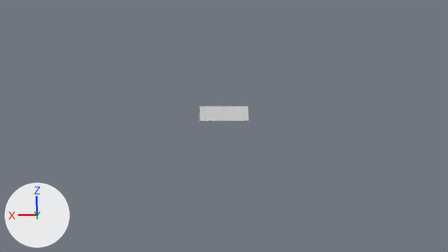
A saved change to the Blender file models/hand.blend.
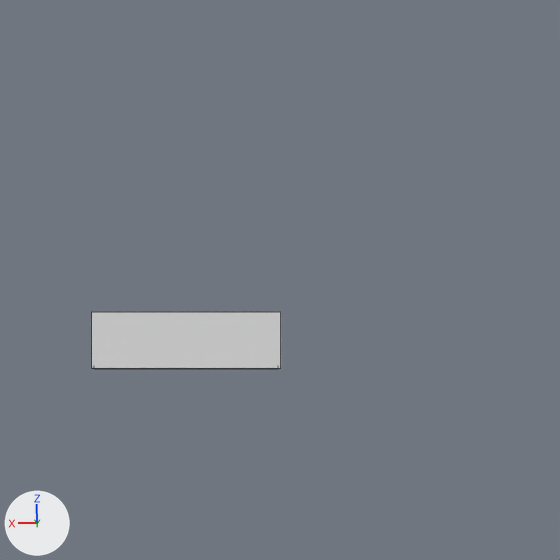
Old and new are each drawn from the file's camera 'Camera' and again close up on the part from 39% to 71% of the width and 10% to 68% of the height. Lighting does not change. The marker at lower left points along +X, +Y and +Z. The close-ups show mesh edges as thin lines.

Objects in the first close-up: 'Player'.
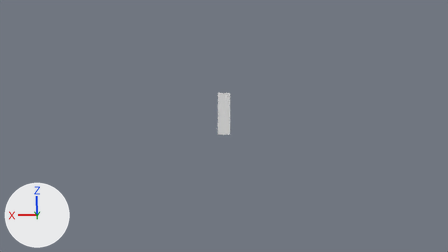
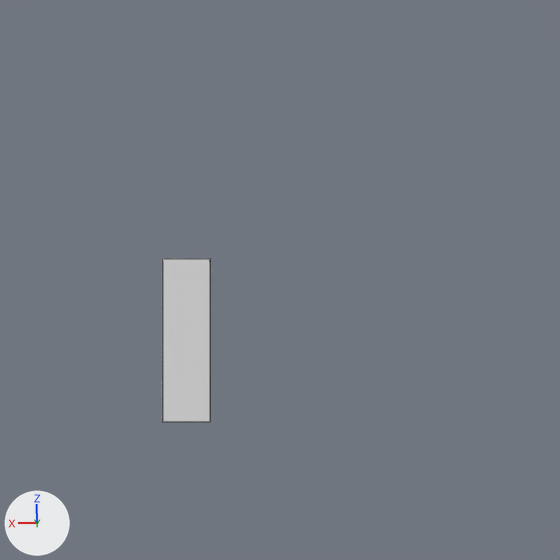
The change in detail:
me_cube has 56 vertices, 6 faces and spans x -7.0..1.0, y -2.2..2.2, z -10.1..7.6.
me_cube is used by ob_player; location (0.0, 0.0, 0.0); rotation (0.0, 1.571, 0.0), in degrees (0, 90, 0); scale (-0.58, -0.58, -0.58).
me_cube part 1: the loose piece of 8 vertices spanning x -1.0..1.0, y -1.0..1.0, z -3.4..3.4 is turned 180 degrees about the y axis through its middle and scaled by 0.5.
Object 'Player' (ob_player) turns from (0, 90, 0) to (0, 0, 0) degrees about x, y and z.
Object 'Player' (ob_player) is rescaled from (-0.58, -0.58, -0.58) to (1.0, 1.0, 1.0).

Location of each change, [x1, y1, x2, y2] in pixels of the close-ups (560 x 560 px):
'Player', reshaped, turned, rescaled
    before: [92, 312, 281, 369]
    after: [162, 259, 210, 422]
